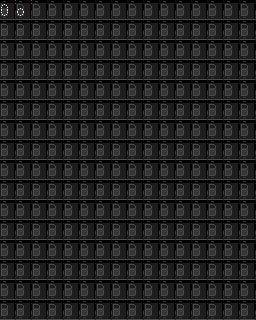
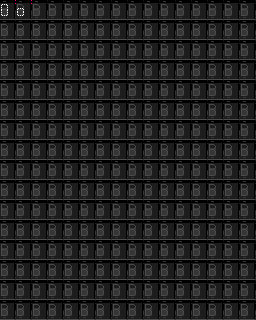
Before/after of a 256 × 320 layered artwork. What changed in the layer stack:
painted on "Paint Layer 1" over <box>1,4,24,16</box>
